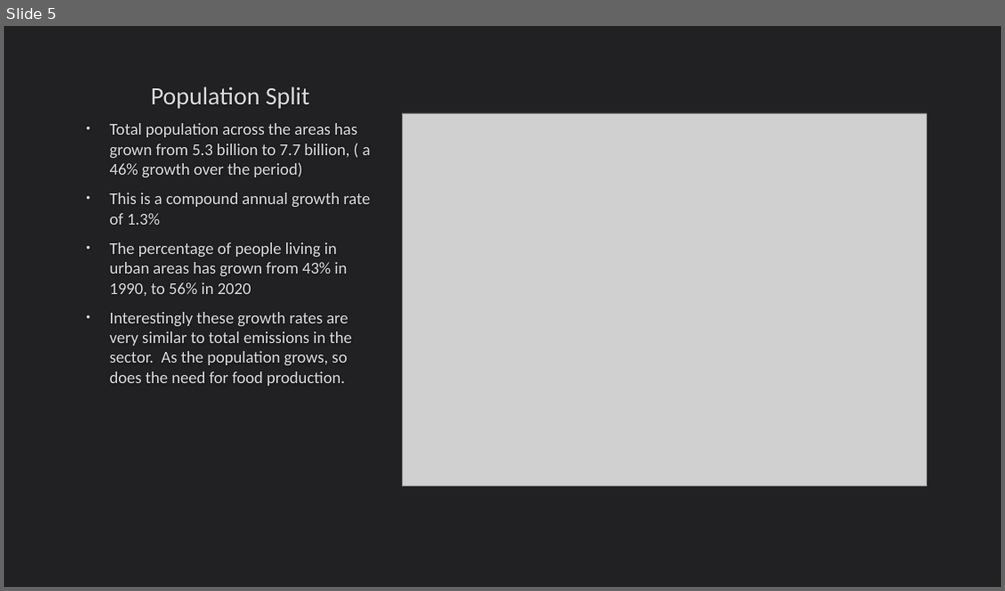
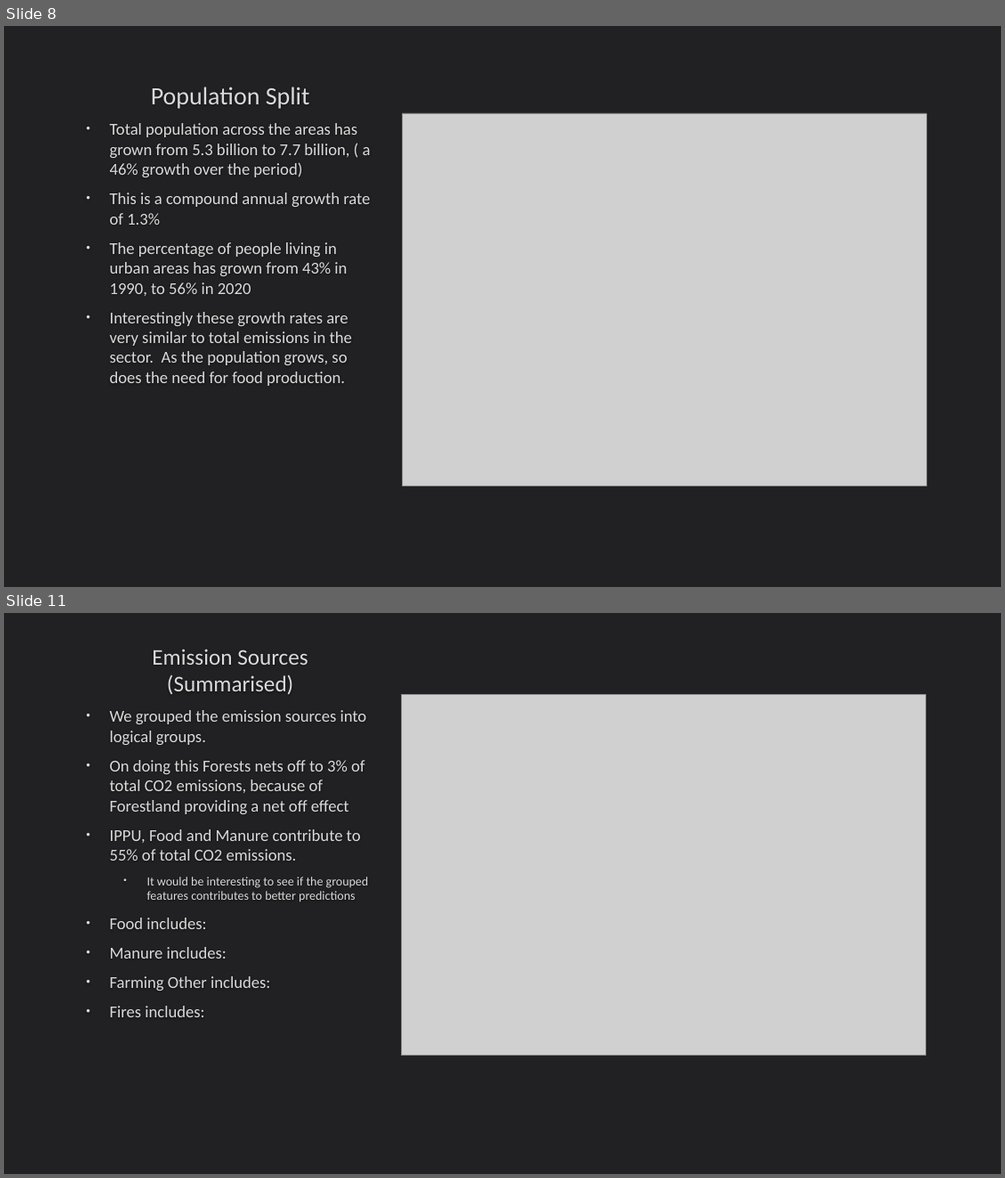
Before and after one commit to DavidFHarrison/2403PTDS_Regression_DH, a slide deck: Regression Project – PTDS 2403.pptx. Shown one above the other, each under a label of ours: slide 5 before the commit, slides 8 and 11 after it; the slides between them are not shown. The pictures are 1005x591 and 1005x1178 pixels, drawn with LibreOffice and Linux fonts; fonts in the diff are those of the drawing; grey boxes stand for pictures. Boxes give left, top, right and bottom in pixels: in the first picture for what was removed or moved away, otherwise in the second. Text is boxed around its words. In the diff, an @@ line names an element or a change of style, - is before the commit and + after.

```diff
--- a/Regression Project – PTDS 2403.pptx
+++ b/Regression Project – PTDS 2403.pptx
@@ slide 11 added at box(4, 613, 1001, 1174), background #212123 @@
@@ title added at box(152, 649, 307, 694), 21.6 pt, text #DADADA @@
+Emission Sources (Summarised)
@@ text added at box(110, 710, 369, 1017), 16 pt, text #DADADA @@
+• We grouped the emission sources into logical groups.
+• On doing this Forests nets off to 3% of total CO2 emissions, because of Forestland providing a net off effect
+• IPPU, Food and Manure contribute to 55% of total CO2 emissions.
+  • It would be interesting to see if the grouped features contributes to better predictions
+• Food includes:
+• Manure includes:
+• Farming Other includes:
+• Fires includes:
@@ picture added at box(401, 694, 925, 1055) @@
@@ what was slide 5 is now slide 8 @@
```
Also in this commit, not shown: 1 slide changed, 12 other slides added, 2 other files.
